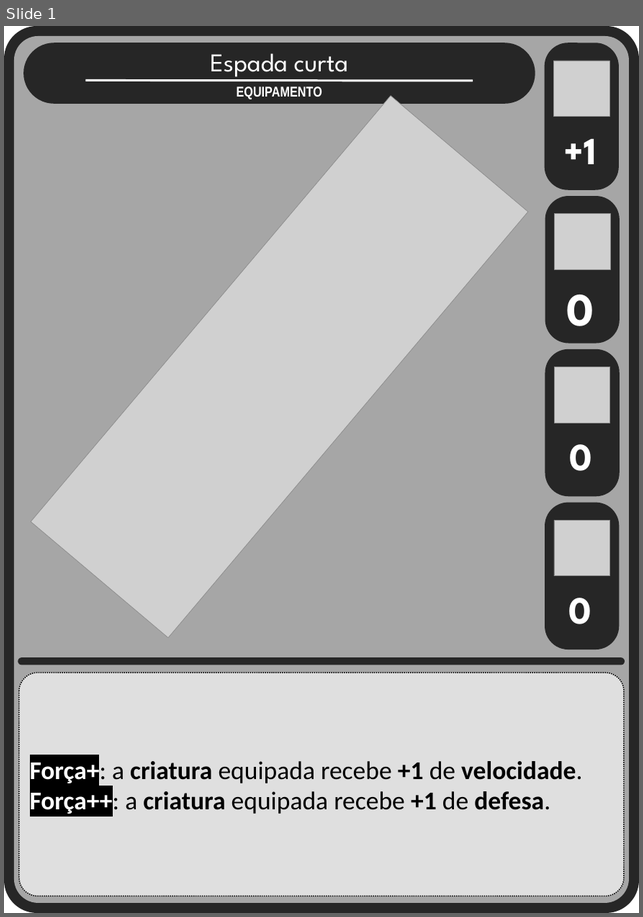
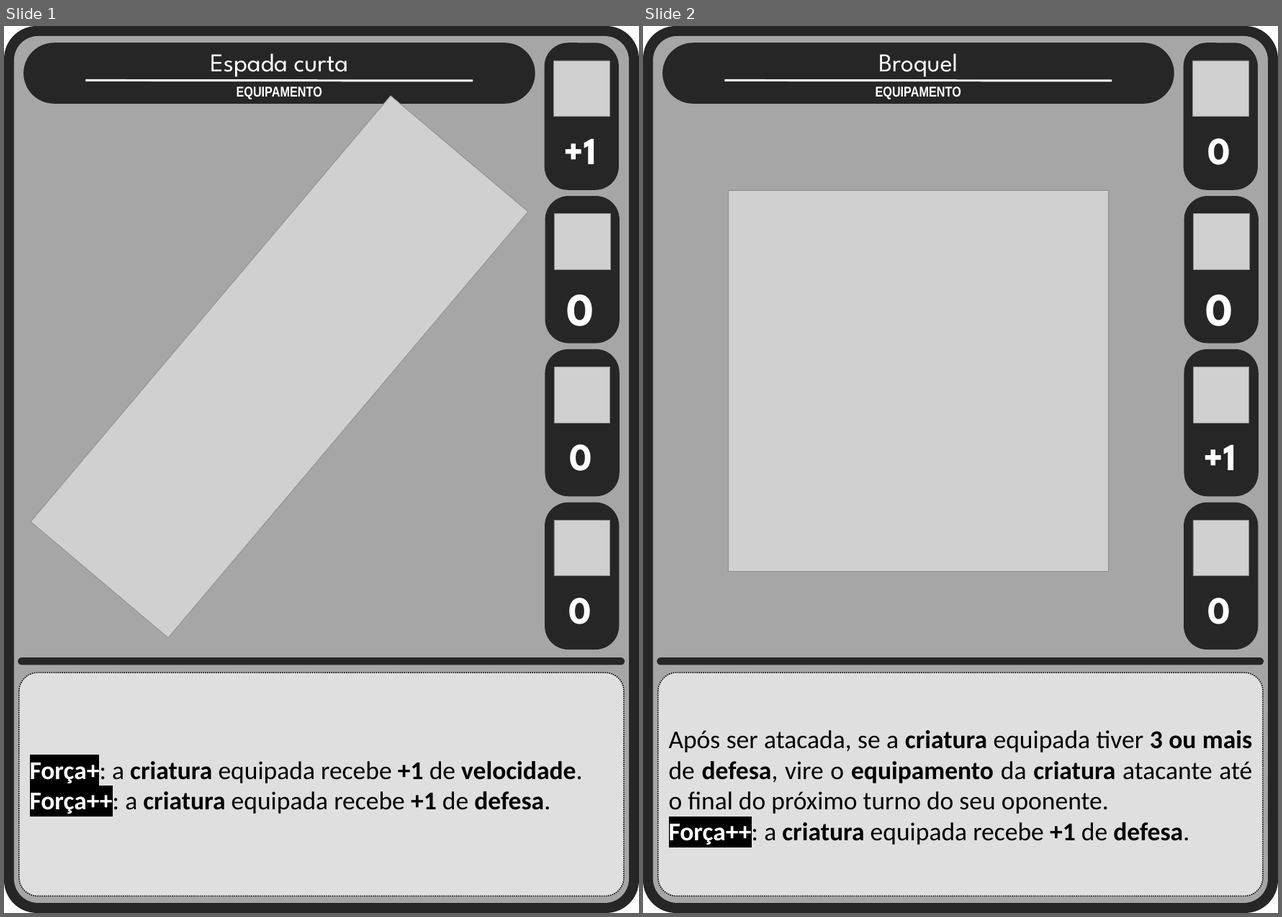
Before and after one commit to Aleyxom/Minimalist-Card-Game, a slide deck: slides tipos cartas/equipamentos.pptx. Shown side by side, each under a label of ours: slide 1 before the commit, slides 1 and 2 after it. The pictures are 643x917 and 1282x917 pixels, drawn with LibreOffice and Linux fonts; fonts in the diff are those of the drawing; grey boxes stand for pictures. Boxes give left, top, right and bottom in pixels: in the first picture for what was removed or moved away, otherwise in the second. Text is boxed around its words. In the diff, an @@ line names an element or a change of style, - is before the commit and + after.

Commit message:
alterando design de algumas cartas de equip.

```diff
--- a/slides tipos cartas/equipamentos.pptx
+++ b/slides tipos cartas/equipamentos.pptx
@@ slide 2 added at <box>643,26,1278,913</box>, background #FFFFFF @@
@@ group added at <box>643,26,1278,913</box>: 9 rounded rectangles, 6 texts, 5 pictures, 1 line @@
+0
+0
++1
+0
+Após ser atacada, se a criatura equipada tiver 3 ou mais de defesa, vire o equipamento da criatura atacante até o final do próximo turno do seu oponente.
+Força++: a criatura equipada recebe +1 de defesa.
+Broquel
+EQUIPAMENTO
```
Also in this commit, not shown: 5 other slides added, 3 other files.
